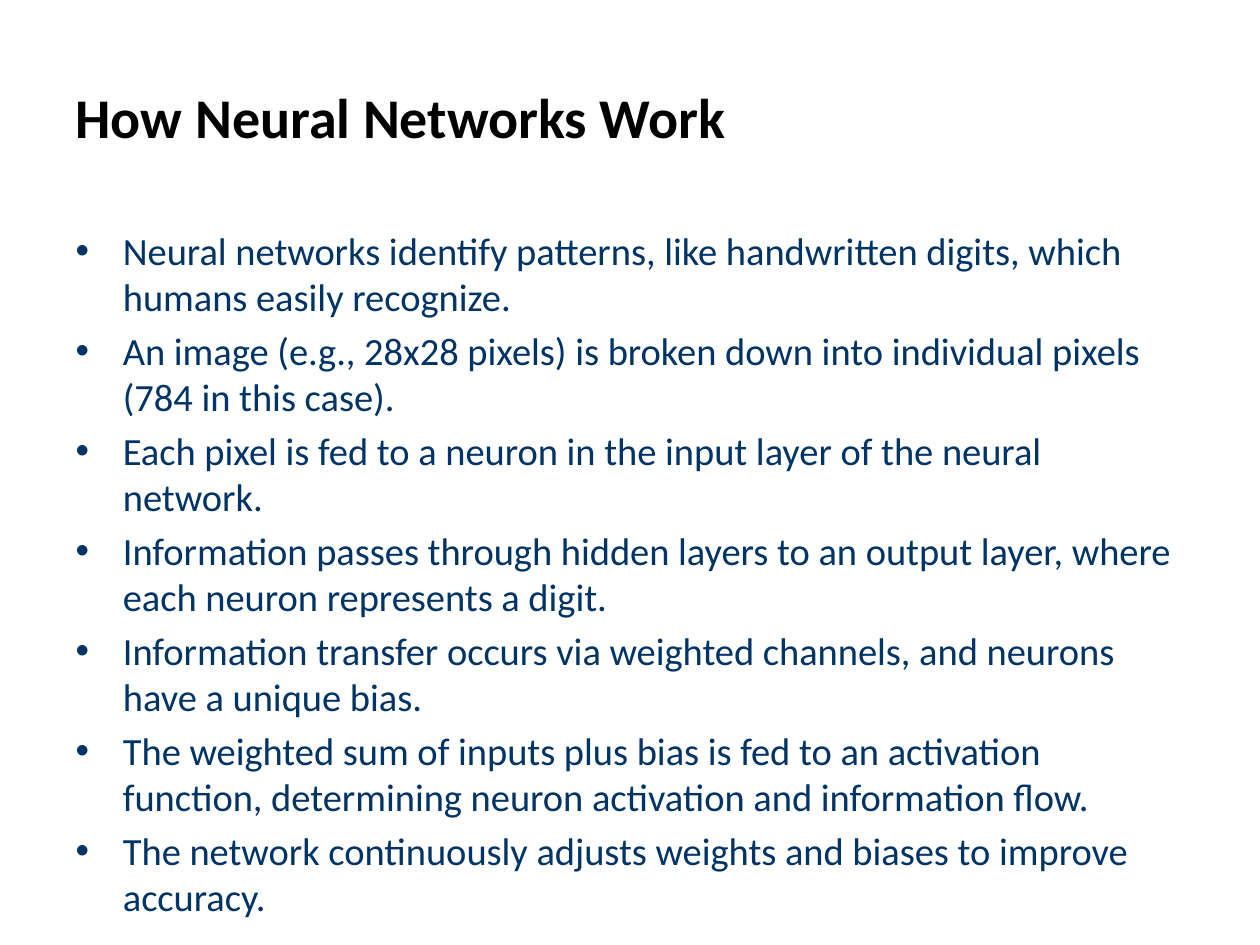
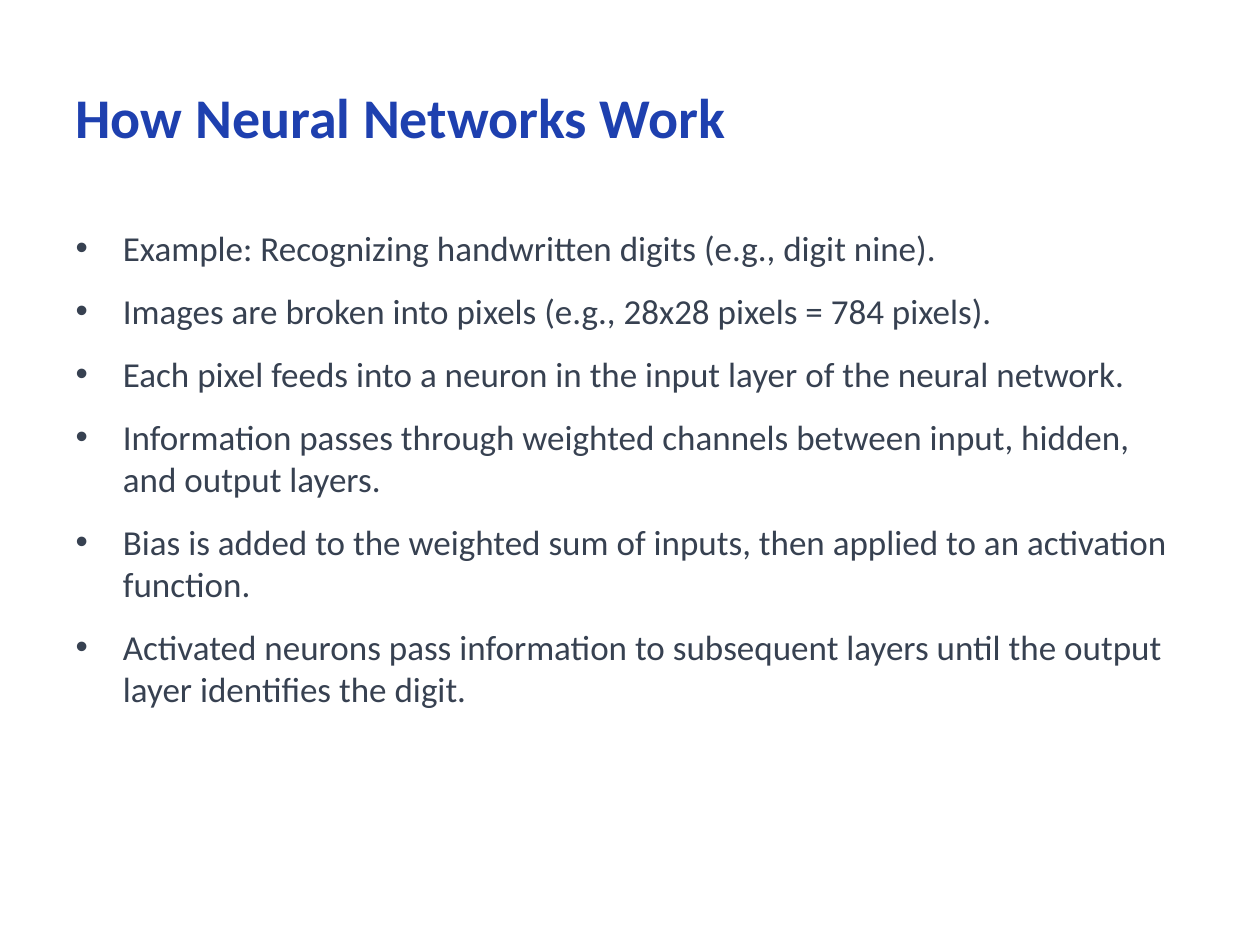
Before and after one commit to CodeByMonil/Lecture-Notes-Processor, a slide deck: slide 6 of outputs/slides/monil_Deep-Learning.pptx (slide 4 before the commit). Drawn at 1260x945 pixels with LibreOffice and Linux fonts; fonts in the diff are those of the drawing. Boxes give left, top, right and bottom in pixels: in the first picture for what was removed or moved away, otherwise in the second. Text is boxed around its words. In the diff, an @@ line names an element or a change of style, - is before the commit and + after.

```diff
--- a/outputs/slides/monil_Deep-Learning.pptx
+++ b/outputs/slides/monil_Deep-Learning.pptx
@@ title "How Neural Networks Work" at [76,98,725,139]: text colour #000000 to #1E40AF @@
@@ text at [123,235,1166,708]: text changed; size 22 to 20 pt; text colour #003366 to #374151 @@
-• Neural networks identify patterns, like handwritten digits, which humans easily recognize.
-• An image (e.g., 28x28 pixels) is broken down into individual pixels (784 in this case).
-• Each pixel is fed to a neuron in the input layer of the neural network.
-• Information passes through hidden layers to an output layer, where each neuron represents a digit.
-• Information transfer occurs via weighted channels, and neurons have a unique bias.
-• The weighted sum of inputs plus bias is fed to an activation function, determining neuron activation and information flow.
-• The network continuously adjusts weights and biases to improve accuracy.
+• Example: Recognizing handwritten digits (e.g., digit nine).
+• Images are broken into pixels (e.g., 28x28 pixels = 784 pixels).
+• Each pixel feeds into a neuron in the input layer of the neural network.
+• Information passes through weighted channels between input, hidden, and output layers.
+• Bias is added to the weighted sum of inputs, then applied to an activation function.
+• Activated neurons pass information to subsequent layers until the output layer identifies the digit.
```
Also in this commit, not shown: 6 other slides changed, 3 slides added, 16 other files.
